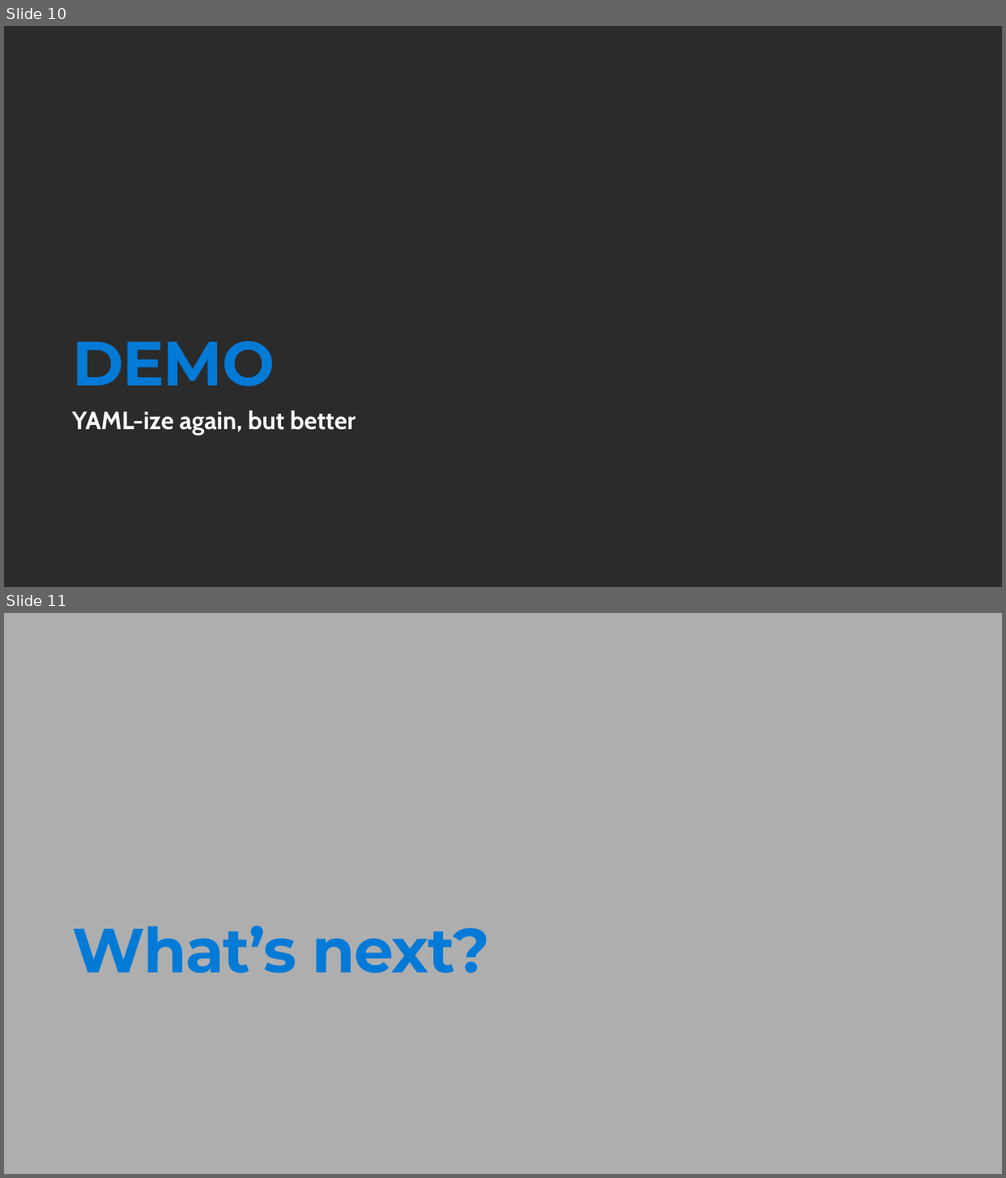
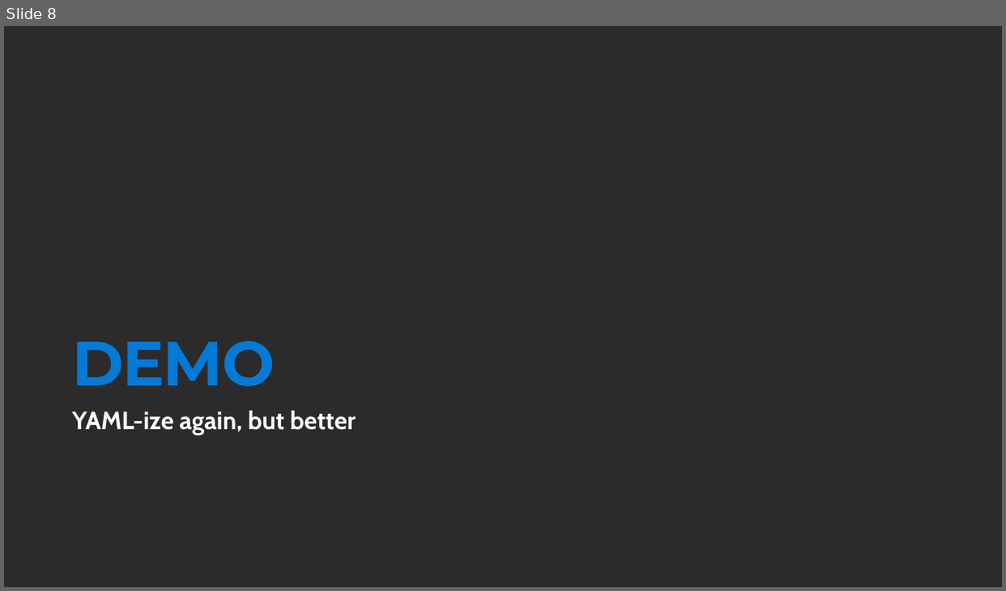
Before and after one commit to childotg/Events.2022, a slide deck: 221012 - BASTA! Herbst 2022 @Mainz/Session 1/Scalable Azure WebJobs deployments with Azure DevOps and hierarchical YAML.pptx. Shown one above the other, each under a label of ours: slides 10 and 11 before the commit, slide 8 after it. The pictures are 1006x1178 and 1006x591 pixels, drawn with LibreOffice and Linux fonts; fonts in the diff are those of the drawing; background and template pictures are left out; a plain dark background stands for a picture behind light text. Boxes give left, top, right and bottom in pixels: in the first picture for what was removed or moved away, otherwise in the second. Text is boxed around its words. In the diff, an @@ line names an element or a change of style, - is before the commit and + after.

```diff
--- a/221012 - BASTA! Herbst 2022 @Mainz/Session 1/Scalable Azure WebJobs deployments with Azure DevOps and hierarchical YAML.pptx
+++ b/221012 - BASTA! Herbst 2022 @Mainz/Session 1/Scalable Azure WebJobs deployments with Azure DevOps and hierarchical YAML.pptx
@@ slide 11 removed at box(4, 613, 1002, 1174), background picture (left out) @@
@@ title removed at box(72, 926, 489, 973) @@
-What’s next?
@@ what was slide 10 is now slide 8 @@
```
Also in this commit, not shown: 1 slide added, 2 other slides removed.
